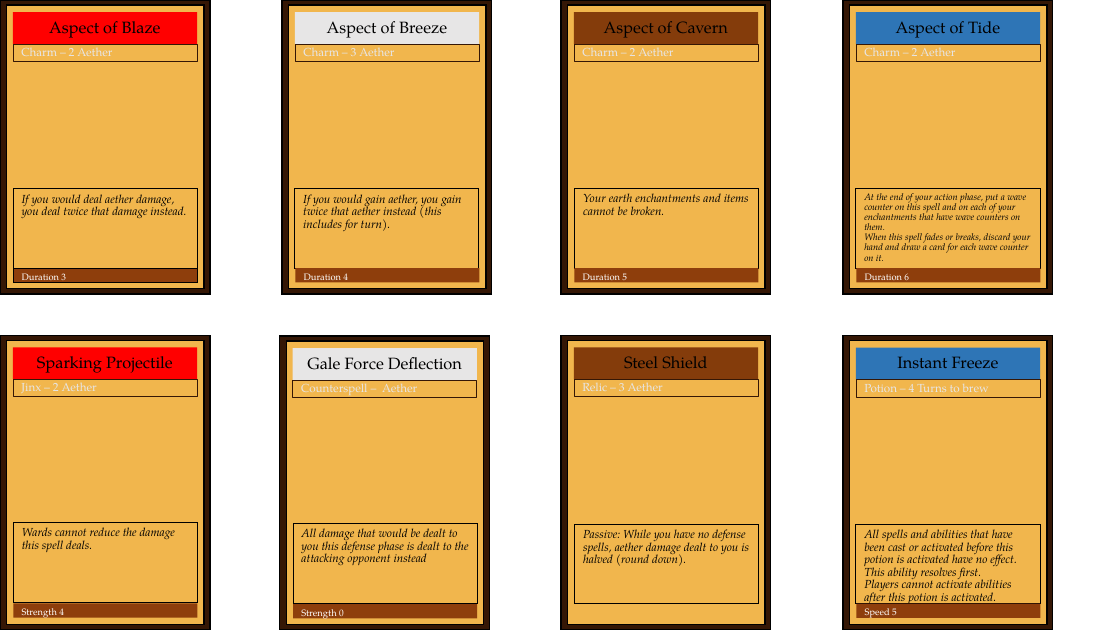
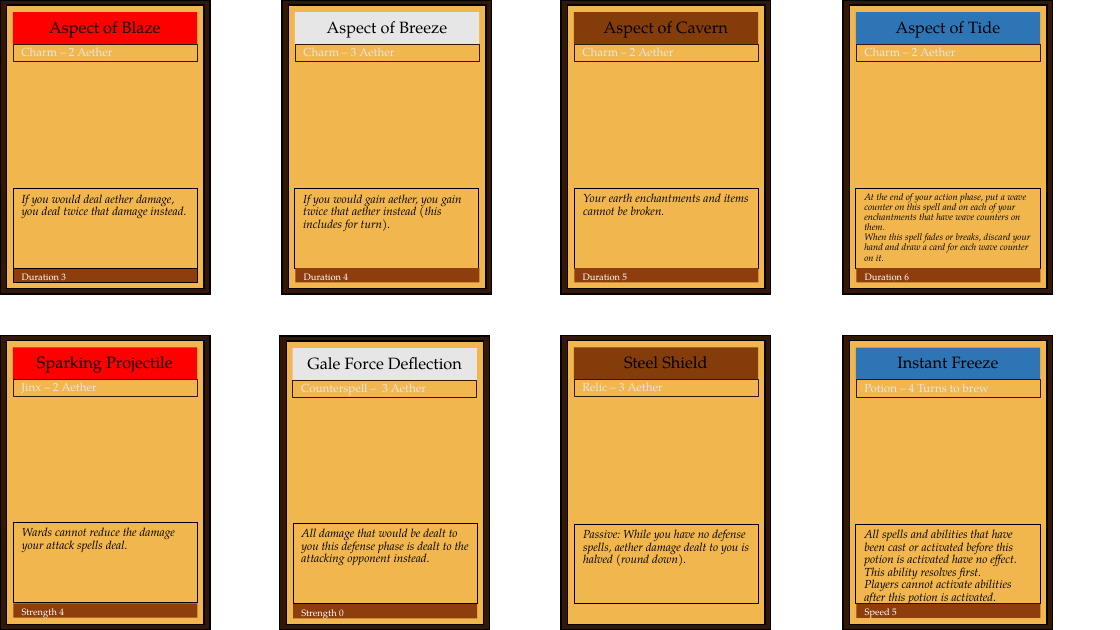
Before and after one commit to TheSimicSlaw/Ubiquitous-Computing-Project---Spellbook-Duels, a slide deck: slide 1 of Reference Files/spellbook duels cards v3.2.pptx. Drawn at 1120x630 pixels with LibreOffice and Linux fonts; fonts in the diff are those of the drawing. Boxes give left, top, right and bottom in pixels: in the first picture for what was removed or moved away, otherwise in the second. Text is boxed around its words. In the diff, an @@ line names an element or a change of style, - is before the commit and + after.

```diff
--- a/Reference Files/spellbook duels cards v3.2.pptx
+++ b/Reference Files/spellbook duels cards v3.2.pptx
@@ text at bbox=[301, 379, 426, 395]: text changed @@
-Counterspell – Aether
+Counterspell – 3 Aether
@@ text at bbox=[22, 527, 175, 552]: text changed @@
-Wards cannot reduce the damage this spell deals.
+Wards cannot reduce the damage your attack spells deal.
@@ text at bbox=[301, 528, 469, 566]: text changed @@
-All damage that would be dealt to you this defense phase is dealt to the attacking opponent instead
+All damage that would be dealt to you this defense phase is dealt to the attacking opponent instead.
```
Also in this commit, not shown: 2 other slides changed, 7 other files.
